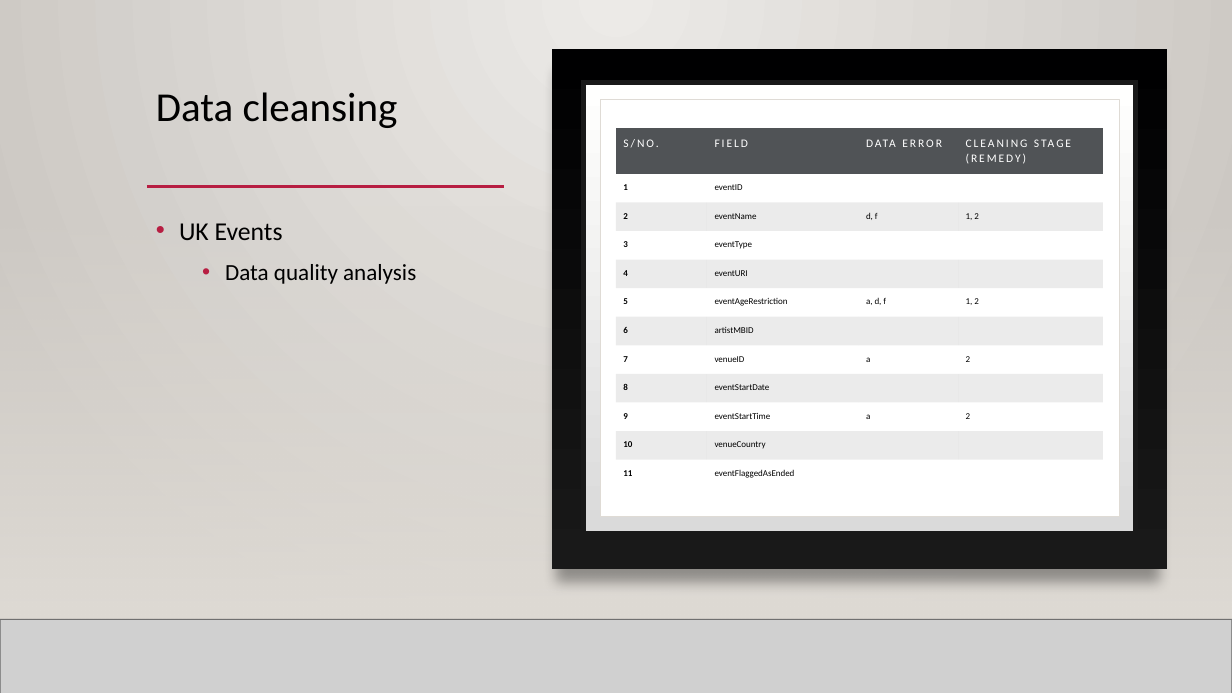
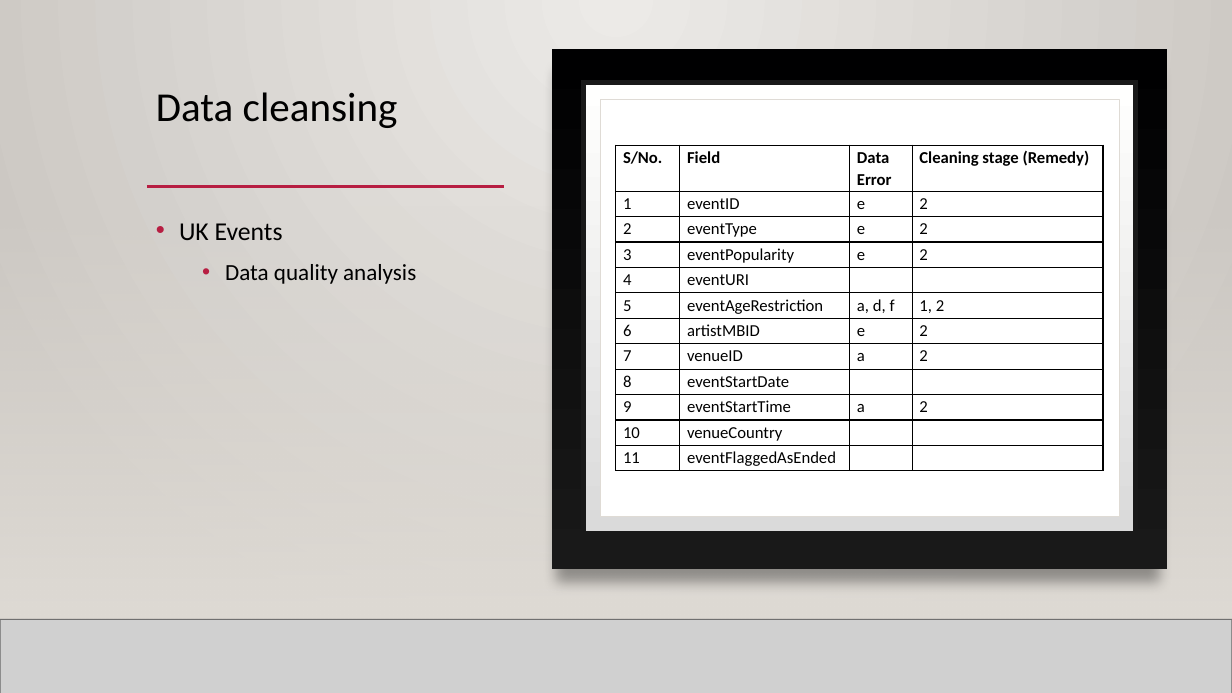
Before and after one commit to mahyarshu/Gigalytics, a slide deck: slide 52 of documents/Presentation/Innovators.pptx. Drawn at 1232x693 pixels with LibreOffice and Linux fonts; fonts in the diff are those of the drawing; grey boxes stand for pictures; background and template pictures are left out. Boxes give left, top, right and bottom in pixels: in the first picture for what was removed or moved away, otherwise in the second. Text is boxed around its words. In the diff, an @@ line names an element or a change of style, - is before the commit and + after.

```diff
--- a/documents/Presentation/Innovators.pptx
+++ b/documents/Presentation/Innovators.pptx
@@ table at (616, 145, 1103, 471) @@
-row 1: S/NO. | FIELD | DATA ERROR | CLEANING STAGE (REMEDY)
+row 1: S/No. | Field | Data Error | Cleaning stage (Remedy)
-row 2, column 3: 
+row 2, column 3: e
-row 2, column 4: 
+row 2, column 4: 2
-row 3: 2 | eventName | d, f | 1, 2
+row 3: 2 | eventType | e | 2
-row 4: 3 | eventType |  | 
+row 4: 3 | eventPopularity | e | 2
-row 7, column 3: 
+row 7, column 3: e
-row 7, column 4: 
+row 7, column 4: 2
@@ fill #505356 to none in row 1 @@
@@ fill #000000 at 8% opacity to none in 14 cells @@
@@ size 7 to 13 pt in "1", "eventID", "2", "3" and 22 more places @@
@@ bold off in "1", "2", "3", "4" and 7 more places @@
@@ borders changed @@
@@ table: place and size @@
-table at (616, 128, 1104, 489)
+table at (616, 145, 1103, 471)
```
Also in this commit, not shown: 5 other slides changed.
